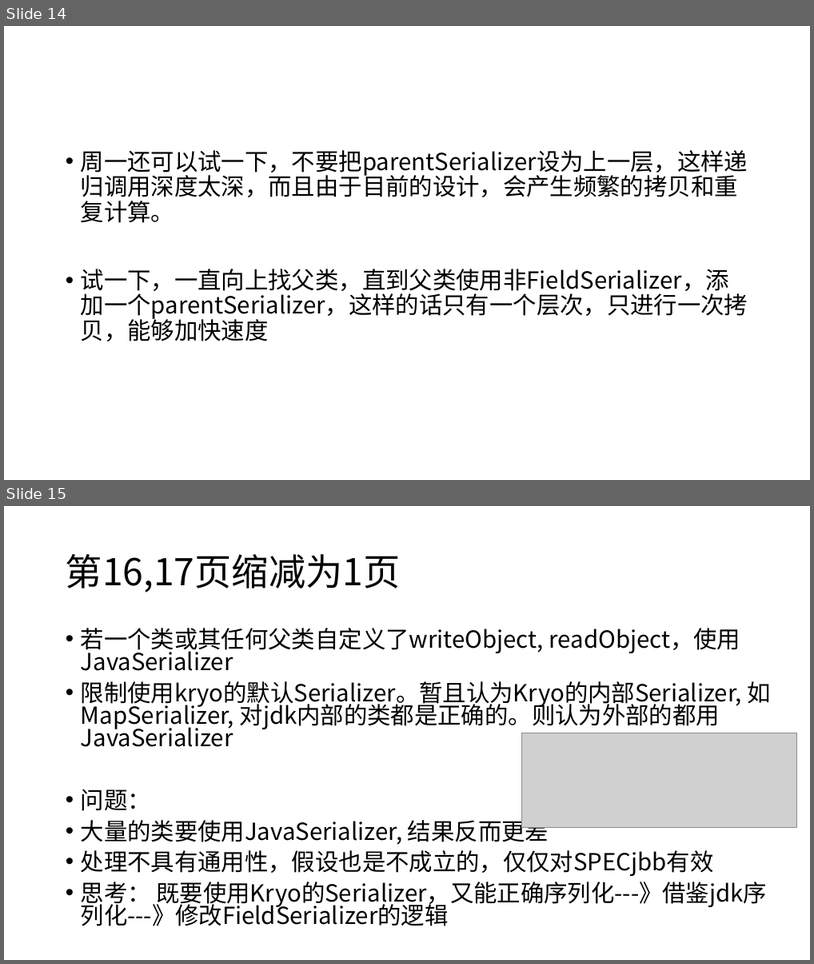
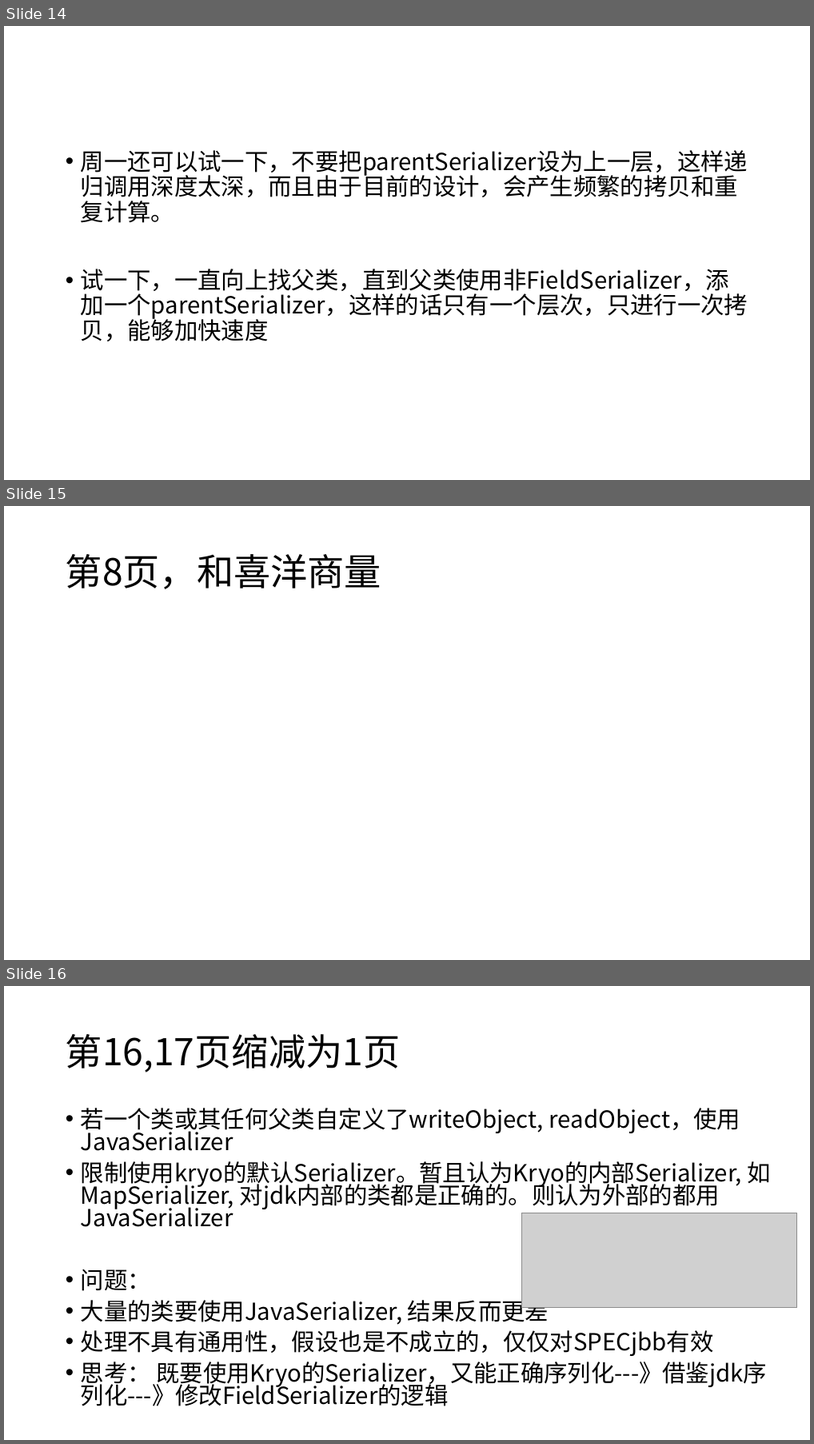
Before and after one commit to aijm/books, a slide deck: 答辩.pptx. Shown one above the other, each under a label of ours: slides 14 and 15 before the commit, slides 14, 15 and 16 after it. The pictures are 814x964 and 814x1444 pixels, drawn with LibreOffice and Linux fonts; fonts in the diff are those of the drawing; grey boxes stand for pictures. Boxes give left, top, right and bottom in pixels: in the first picture for what was removed or moved away, otherwise in the second. Text is boxed around its words. In the diff, an @@ line names an element or a change of style, - is before the commit and + after.

Commit message:
add new tip

```diff
--- a/答辩.pptx
+++ b/答辩.pptx
@@ slide 15 added at (x1=4, y1=506, x2=810, y2=960), background #FFFFFF @@
@@ title added at (x1=66, y1=554, x2=382, y2=589), 44 pt, text #000000 @@
+第8页，和喜洋商量
@@ what was slide 15 is now slide 16 @@
```
